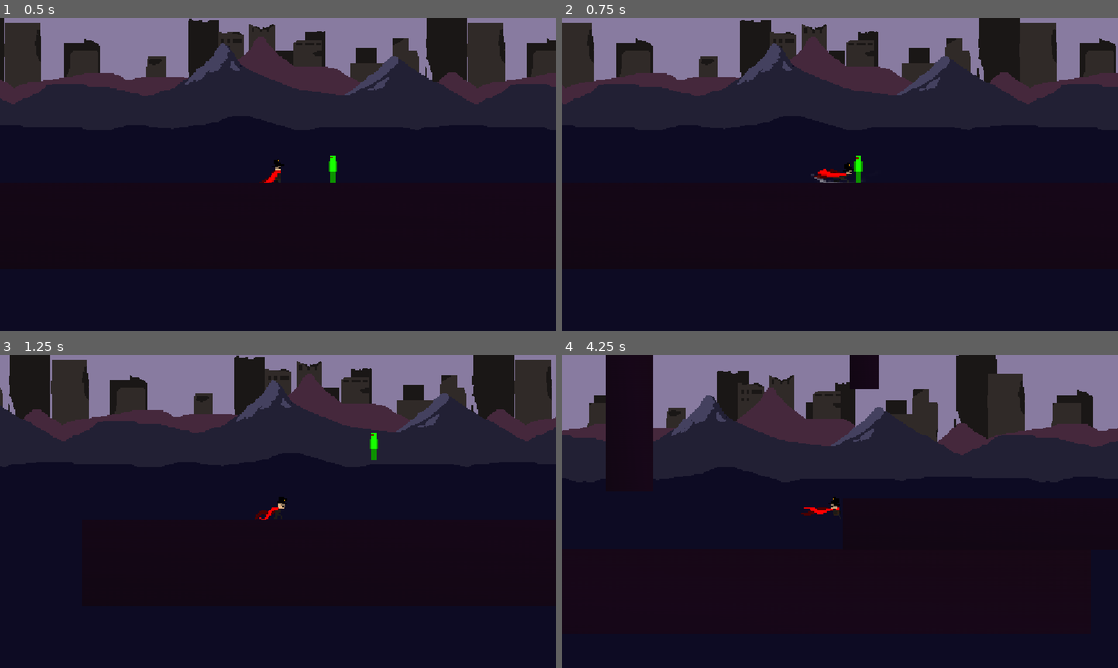
Above: before the commit, frames 1-4 (two rows, left to right).
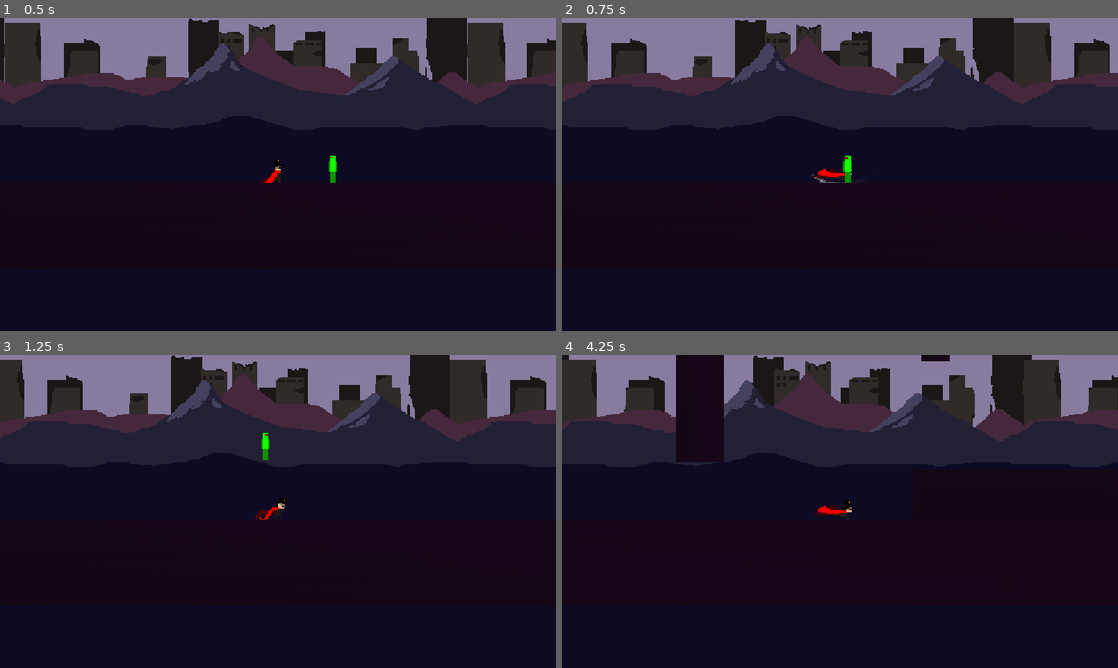
Above: after the commit, the same moments.

Repository: Tyulo13/GDC-Club-Game
Game: Godot game, scene res://scenes/level.tscn
Same seed, same stepped clock (60 frames per second), same inputs: the game is played once before the commit and once after it.
Inputs:
- Up to frame 1 (0.5 s): no input
- Up to frame 2 (0.75 s): tap Enter (attack) at 0.5, 0.6 s; hold D (move_right) from 0.53 s (still down)
- Up to frame 3 (1.25 s): keep holding D (move_right); tap Space (jump) at 0.77 s
- Up to frame 4 (4.25 s): tap Shift (dash) at 1.35, 2.85 s; tap Space (jump) at 1.52, 3.02, 3.77 s; release D (move_right) at 2.03 s; hold A (move_left) 2.03-2.78 s; tap Enter (attack) at 2.1, 3.6 s; hold D (move_right) from 2.78 s (still down)

Frame 1 is identical in both runs. In frame 2, 3.8% of the frame differs, in the area x 0-100%, y 0-53%; in frame 3, 14%; in frame 4, 20%.

Commit message:
entire acceleration overhaul
made character acceleration based off of whether the character is airborne, moving fast/moving slow

Diff:
--- a/scenes/grapple_hook_system.tscn
+++ b/scenes/grapple_hook_system.tscn
@@ -5,6 +5,7 @@
 [ext_resource type="PackedScene" uid="uid://ci15jdgd1qvgi" path="res://scenes/grapple_hook.tscn" id="2_l8v3n"]
 
 [sub_resource type="CircleShape2D" id="CircleShape2D_14hbs"]
+radius = 5.0990195
 
 [node name="GrappleHookSystem" type="Node2D" node_paths=PackedStringArray("grapplehook")]
 script = ExtResource("1_l8v3n")
@@ -12,8 +13,8 @@
 
 [node name="HookPoint" type="RigidBody2D" parent="."]
 position = Vector2(0, 51)
-collision_layer = 0
-collision_mask = 0
+collision_layer = 8
+collision_mask = 3
 
 [node name="CollisionShape2D" type="CollisionShape2D" parent="HookPoint"]
 shape = SubResource("CircleShape2D_14hbs")
--- a/scripts/character_body_2d.gd
+++ b/scripts/character_body_2d.gd
@@ -6,6 +6,7 @@
 @export var level : Node2D
 
 const SPEED = 120.0
+const ACCELERATION = 1000
 const JUMP_VELOCITY = -200.0
 const DASH_VELOCITY = 500
 const GRAPPLE_VELOCITY = 300
@@ -123,20 +124,17 @@
 			canATTACK = true
 
 		# moves the player left and right
+		var aerialfactor = 1 # makes acceleration slower if you're airborne
+		var currentacceleration = ACCELERATION * (1.0 + (1.0 - (clamp(abs(velocity.x), -SPEED, SPEED) / SPEED)))
+		if !is_on_floor():
+				aerialfactor = 0.6
 		if direction and !isWALLRUN:
-			if abs(velocity.x) > 250:
-				velocity.x = move_toward(velocity.x, direction * SPEED, 5)
-				# if high velocity, slowly decelerates the player to walking speed
-			else:
-				velocity.x = move_toward(velocity.x, direction * SPEED, 10)
-				# if low velocity, quickly deccelerates the player to walking speed
-		else:
-			if abs(velocity.x) > 250:
-				velocity.x = move_toward(velocity.x, 0, 5)
-				# if high velocity, slowly decelerates the player to stop
-			else:
-				velocity.x = move_toward(velocity.x, 0, 10)
-				# if low velocity, quickly deccelerates the player to stop
+			velocity.x = move_toward(velocity.x, direction * SPEED, delta * aerialfactor * currentacceleration)
+			# if high velocity, slowly decelerates the player to walking speed
+		else:
+			velocity.x = move_toward(velocity.x, 0,  delta * aerialfactor * currentacceleration)
+			# if high velocity, slowly decelerates the player to stop
+
 
 		# dash input
 		if Input.is_action_just_pressed("dash") and canDASH and !is_on_wall_only() and velocity.x != 0:
